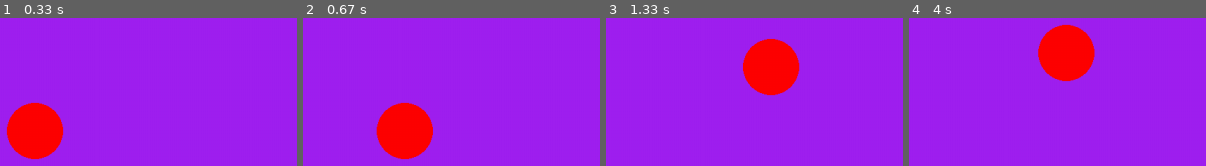
Above: before the commit, frames 1-4 (left to right).
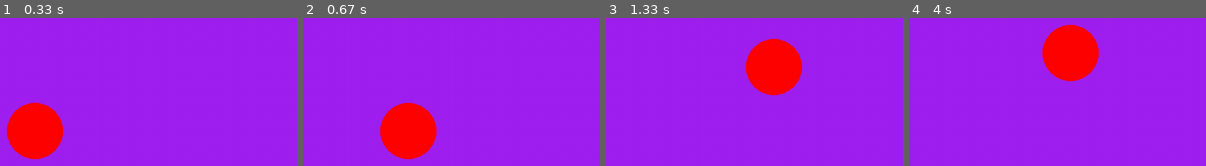
Above: after the commit, the same moments.

Repository: PiVathanak/pygame.ce
Game: pygame game, started from pygame.py
Same seed, same stepped clock (60 frames per second), same inputs: the game is played once before the commit and once after it.
Inputs:
- Up to frame 1 (0.33 s): no input
- Up to frame 2 (0.67 s): hold D from 0.33 s (still down)
- Up to frame 3 (1.33 s): release D at 0.8 s; hold W 0.83-1.13 s; hold D from 1.17 s (still down)
- Up to frame 4 (4 s): release D at 1.63 s; hold A 1.67-2.2 s; hold S 2.23-2.53 s; hold A 2.57-2.97 s; hold W 3-3.37 s; hold D from 3.4 s (still down)

Frame 1 is identical in both runs. In frame 2, 1.2% of the frame differs, in the area x 24-46%, y 56-96%; in frame 3, 1.0%; in frame 4, 1.4%, in the area x 43-64%, y 4-44%.

Commit message:
new version

Diff:
--- a/pygame.py
+++ b/pygame.py
@@ -1,4 +1,4 @@
-# Example file showing a circle moving on screen
+# Circle moving with smooth wrap-around (Pac-Man style)
 import pygame
 
 # pygame setup
@@ -9,35 +9,49 @@
 dt = 0
 
 player_pos = pygame.Vector2(screen.get_width() / 2, screen.get_height() / 2)
+radius = 40  # circle radius
+speed = 300  # pixels per second
 
 while running:
     # poll for events
-    # pygame.QUIT event means the user clicked X to close your window
     for event in pygame.event.get():
         if event.type == pygame.QUIT:
             running = False
 
-    # fill the screen with a color to wipe away anything from last frame
+    # movement
+    keys = pygame.key.get_pressed()
+    if keys[pygame.K_w]:
+        player_pos.y -= speed * dt
+    if keys[pygame.K_s]:
+        player_pos.y += speed * dt
+    if keys[pygame.K_a]:
+        player_pos.x -= speed * dt
+    if keys[pygame.K_d]:
+        player_pos.x += speed * dt
+
+    # wrap position (teleport logic for center point)
+    if player_pos.x < 0:
+        player_pos.x += screen.get_width()
+    if player_pos.x > screen.get_width():
+        player_pos.x -= screen.get_width()
+    if player_pos.y < 0:
+        player_pos.y += screen.get_height()
+    if player_pos.y > screen.get_height():
+        player_pos.y -= screen.get_height()
+
+    # fill background
     screen.fill("purple")
 
-    pygame.draw.circle(screen, "red", player_pos, 40)
+    # draw circle with wrapping (extra copies on edges)
+    for dx in (-screen.get_width(), 0, screen.get_width()):
+        for dy in (-screen.get_height(), 0, screen.get_height()):
+            pos = (player_pos.x + dx, player_pos.y + dy)
+            pygame.draw.circle(screen, "red", pos, radius)
 
-    keys = pygame.key.get_pressed()
-    if keys[pygame.K_w]:
-        player_pos.y -= 300 * dt
-    if keys[pygame.K_s]:
-        player_pos.y += 300 * dt
-    if keys[pygame.K_a]:
-        player_pos.x -= 300 * dt
-    if keys[pygame.K_d]:
-        player_pos.x += 300 * dt
-
-    # flip() the display to put your work on screen
+    # flip() the display
     pygame.display.flip()
 
-    # limits FPS to 60
-    # dt is delta time in seconds since last frame, used for framerate-
-    # independent physics.
+    # limit FPS
     dt = clock.tick(60) / 1000
 
 pygame.quit()
